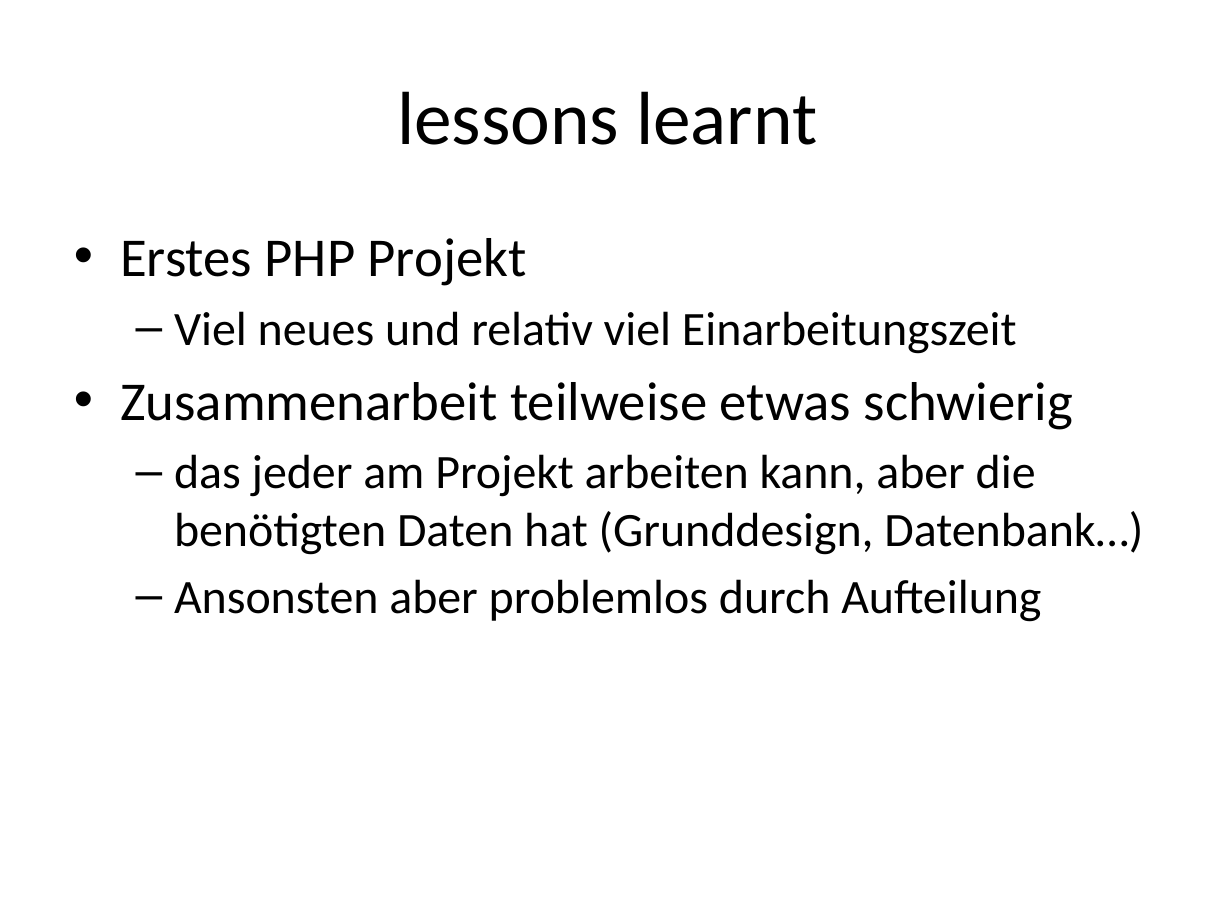
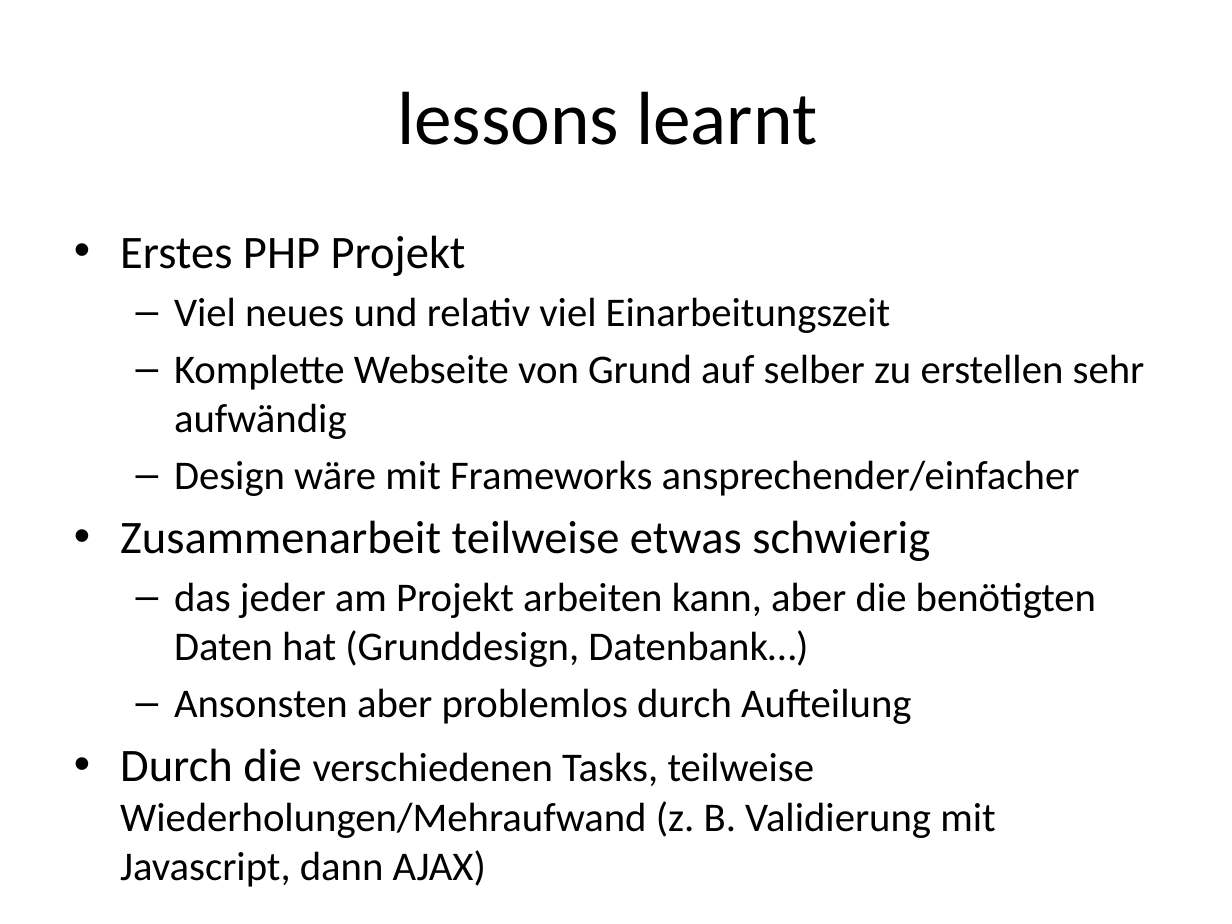
Before and after one commit to vonop1/ch.bfh.bti7054.w2013.p.Weichbroetchen, a slide deck: slide 8 of Docs/Weichbrötchen Webshop.pptx (slide 6 before the commit). Drawn at 1232x924 pixels with LibreOffice and Linux fonts; fonts in the diff are those of the drawing. Boxes give left, top, right and bottom in pixels: in the first picture for what was removed or moved away, otherwise in the second. Text is boxed around its words. In the diff, an @@ line names an element or a change of style, - is before the commit and + after.

```diff
--- a/Docs/Weichbrötchen Webshop.pptx
+++ b/Docs/Weichbrötchen Webshop.pptx
@@ text at (120,235,1096,724): size 32 to 27.2 pt in "Erstes PHP Projekt", "Zusammenarbeit teilweise etwas schwierig"; size 28 to 23.8 pt in "Viel neues und relativ viel Einarbeitungszeit", "das jeder am Projekt arbeiten kann, aber ...", "Ansonsten aber problemlos durch Aufteilung" @@
@@ text at (174,354,1145,496): paragraphs added @@
+  – Komplette Webseite von Grund auf selber zu erstellen sehr aufwändig
+  – Design wäre mit Frameworks ansprechender/einfacher
@@ text at (120,748,995,838): paragraph added @@
+  • Durch die verschiedenen Tasks, teilweise Wiederholungen/Mehraufwand (z. B. Validierung mit Javascript, dann AJAX)
```
Also in this commit, not shown: 2 other slides changed, 2 slides added, 2 other files.
